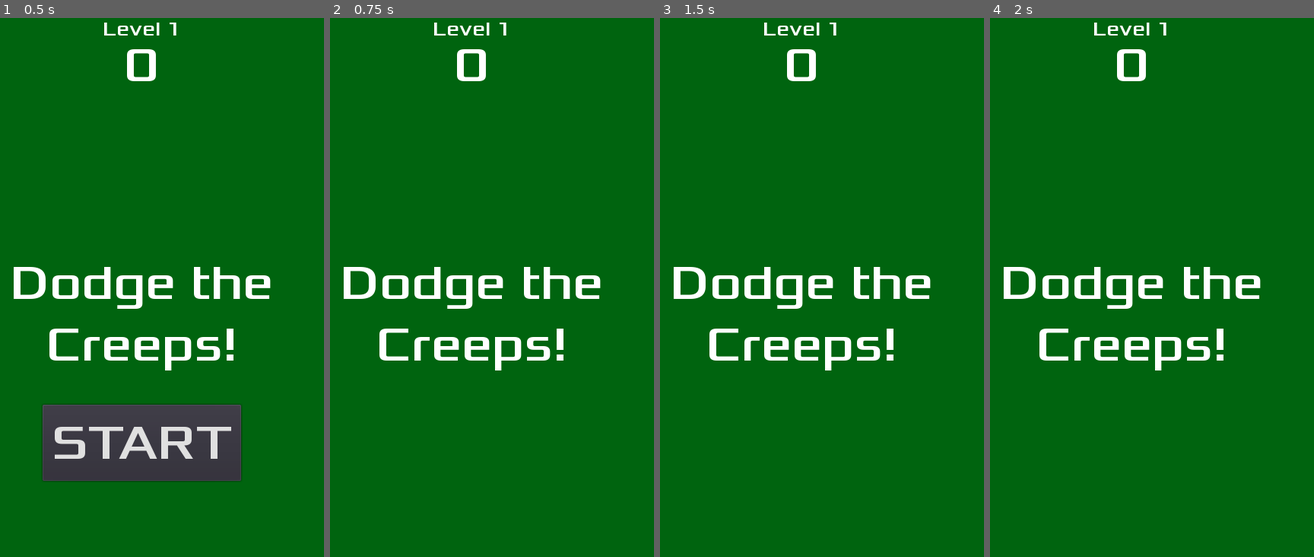
Above: before the commit, frames 1-4 (left to right).
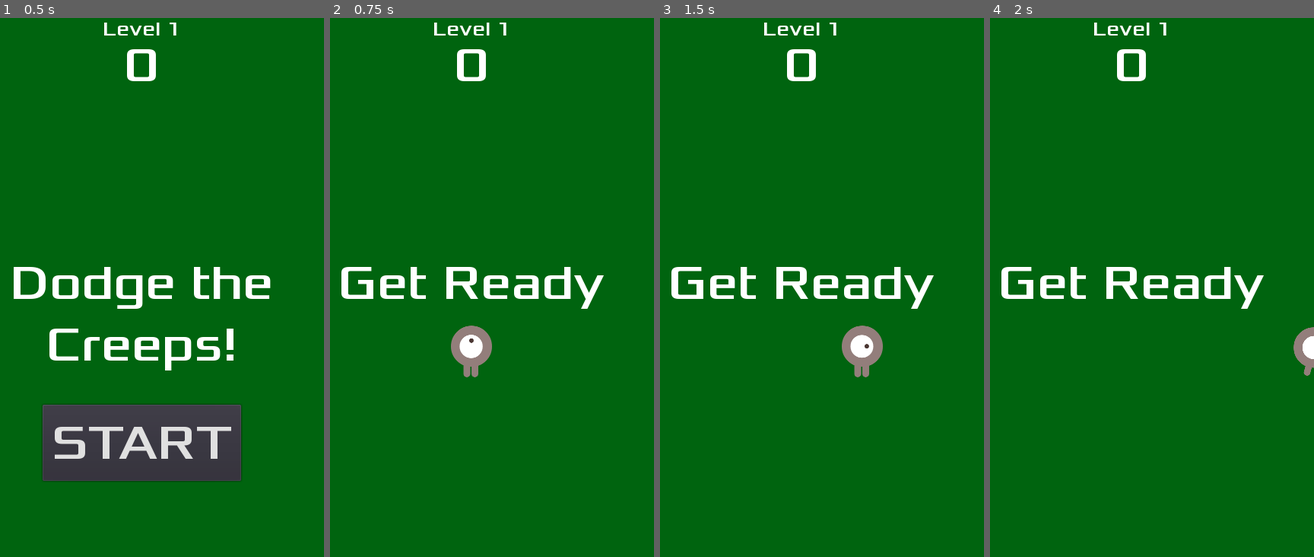
Above: after the commit, the same moments.

Repository: Autotren/dodge
Game: Godot game, scene res://Main.tscn
The game is run twice, just before and just after one commit, with the same random seed, the same clock (stepped at 60 frames per second) and the same inputs.
Inputs:
- Up to frame 1 (0.5 s): no input
- Up to frame 2 (0.75 s): click "START" at 0.5 s
- Up to frame 3 (1.5 s): tap Enter at 1.25 s; hold Right (ui_right) from 1.28 s (still down)
- Up to frame 4 (2 s): keep holding Right (ui_right)

Frame 1 is identical in both runs. In frame 2, 3.8% of the frame differs, in the area x 3-85%, y 46-67%; in frame 3, 3.8%; in frame 4, 3.7%.
Error before the commit: Parse Error: Indented block expected after declaration of "change_level" function. (res://Main.gd:58)

Commit message:
Cualquier cosa

Diff:
--- a/Main.gd
+++ b/Main.gd
@@ -55,3 +55,4 @@
 	mob.linear_velocity = mob.linear_velocity.rotated(direction)
 
 func change_level():
+	pass
--- a/Main.tscn
+++ b/Main.tscn
@@ -56,4 +56,5 @@
 [connection signal="timeout" from="MobTimer" to="." method="_on_MobTimer_timeout"]
 [connection signal="timeout" from="ScoreTimer" to="." method="_on_ScoreTimer_timeout"]
 [connection signal="timeout" from="StartTimer" to="." method="_on_StartTimer_timeout"]
+[connection signal="change_level" from="HUD" to="." method="change_level"]
 [connection signal="start_game" from="HUD" to="." method="new_game"]
Not shown, added: export_presets.cfg
